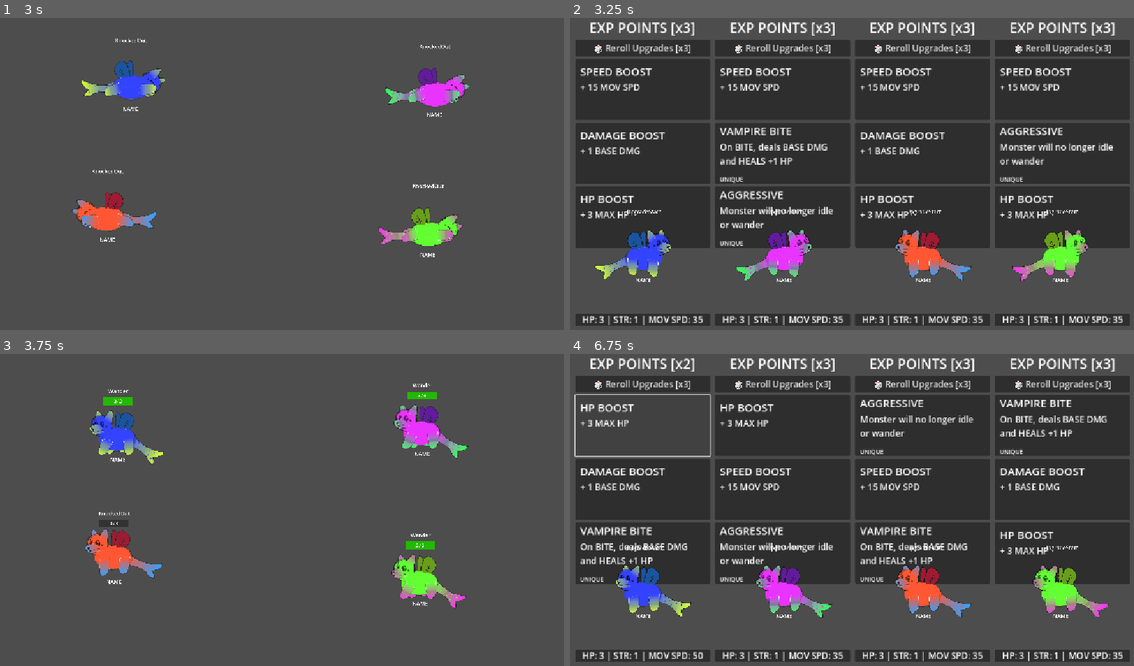
Above: before the commit, frames 1-4 (two rows, left to right).
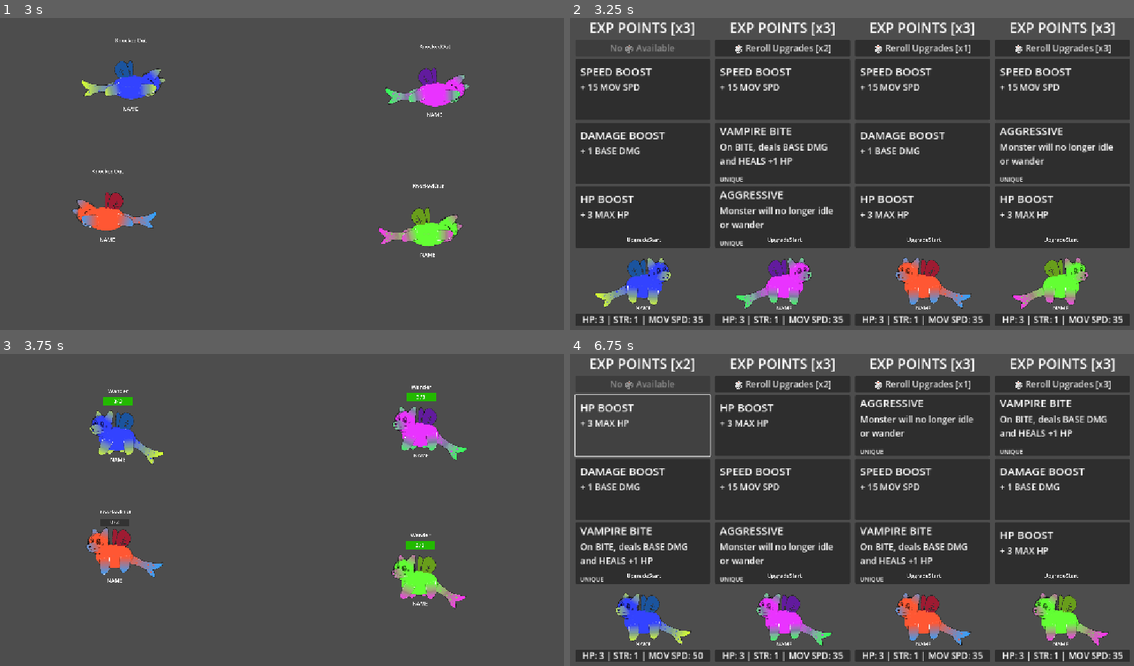
Above: after the commit, the same moments.

Repository: Galitie/tm2
Game: Godot game, scene res://test_scene.tscn
Two runs of this game, one before a commit and one after it. Both use one fixed random seed, a clock stepped at 60 frames per second and the inputs below.
Inputs (mouse positions are in pixels of both pictures, inside the frame that each line leads up to):
- Up to frame 1 (3 s): tap Enter (ui_accept) at 0.5, 0.6, 0.77, 1.07, 1.35, 1.52, 1.82, 2, 2.1, 2.75, 2.85 s; hold Up (ui_up) 0.53-1.28 s; hold Down (ui_down) 1.28-2.03 s; hold Up (ui_up) from 2.03 s (still down)
- Up to frame 2 (3.25 s): keep holding Up (ui_up); tap Enter (ui_accept) at 3.02 s
- Up to frame 3 (3.75 s): tap Enter (ui_accept) at 3.32, 3.6 s; release Up (ui_up) at 3.53 s; hold Down (ui_down) from 3.53 s (still down)
- Up to frame 4 (6.75 s): tap Enter (ui_accept) at 3.77, 4.07, 4.35, 4.52, 4.82, 5.1, 5.75, 5.85, 6.02, 6.32 s; release Down (ui_down) at 5.78 s; hold Up (ui_up) 5.78-6.5 s; click (643, 425) at 6.52 s

Frame 1 is identical in both runs. In frame 2, 7.4% of the frame differs, in the area x 4-92%, y 8-94%; in frame 3, 1.2%; in frame 4, 7.4%, in the area x 4-96%, y 8-94%.

Commit message:
Added place order and name generator

Diff:
--- a/StateMachine/state_machine.gd
+++ b/StateMachine/state_machine.gd
@@ -49,4 +49,5 @@
 	current_state.Exit()
 	current_state = new_state
 	current_state.Enter()
-	current_state_label.text = current_state.name
+	if monster.debug_mode:
+		current_state_label.text = current_state.name
--- a/main.gd
+++ b/main.gd
@@ -32,6 +32,8 @@
 		set_fight_mode()
 	if Input.is_action_just_pressed("ui_down"):
 		Globals.is_sudden_death_mode = false
+	if Input.is_action_just_pressed("ui_up"):
+		generate_random_name()
 
 
 func _init():
@@ -64,18 +66,21 @@
 
 
 func set_upgrade_mode():
+	players.sort_custom(func(a, b): return a.victory_points > b.victory_points)
 	clear_knocked_out_monsters()
 	current_mode = Modes.UPGRADE
 	check_if_game_over()
 	$SuddenDeathTimer.stop()
 	Globals.is_sudden_death_mode = false
+	var rerolls_amount_counter = 0
 	for player in players:
 		var monster = player.get_node("Monster")
 		var upgrade_pos = player.get_node("UpgradePos")
 		monster.state_machine.transition_state("upgradestart")
 		monster.global_position = upgrade_pos.global_position
 		player.upgrade_points = 3
-		player.rerolls = 3
+		player.rerolls = rerolls_amount_counter
+		rerolls_amount_counter += 1
 	upgrade_menu.setup()
 	upgrade_menu.visible = true
 
@@ -103,7 +108,6 @@
 		if player.monster.current_hp > 0:
 			current_knocked_out_monsters.append(player.monster)
 			break
-	print(current_knocked_out_monsters)
 	var victory_points_gained = 0
 	for monster in current_knocked_out_monsters:
 		monster.player.victory_points += victory_points_gained
@@ -135,7 +139,6 @@
 	# Replace a slot
 	if chosen_card.state_id:
 		player.monster.state_machine.state_choices[chosen_card.Type] = chosen_card.state_id
-		print(player.monster.state_machine.state_choices)
 	if chosen_card.remove_specific_states.size():
 		for state in chosen_card.remove_specific_states:
 			player.monster.state_machine.state_choices.erase(state)
@@ -190,5 +193,23 @@
 			for p in winners:
 				print("- ", p.name)
 
+
 func clear_knocked_out_monsters():
 	current_knocked_out_monsters.clear()
+
+
+func generate_random_name():
+	var name_parts = []
+	var title_start_list = ["Sir", "Madam", "Lord", "My Lady", "Baron", "Baroness", "Count", "Countess", "Duke", "Princess", "Duchess", "Emperor", "Empress", "King", "Queen", "Prince", "Dark Lord", "Archduke", "High Priest", "Commander", "Captain", "Major", "General", "Colonel", "Admiral", "Professor", "Dr.", "Reverend", "The Honorable", "Your Grace", "Warden", "Inquisitor", "Chancellor", "Vizier", "Grandmaster", "Sovereign", "Archmage", "Mystic", "The Unyielding", "Lil'", "The Gentle", "The Great"]
+	var end_name_suffixes = ["Jr.", "Sr.", "II", "III", "Esq.", "PhD", "The Undying", "The Maw", "The Forsaken", "The Cute", "The Unbearable", "The Cruel", "The Worn", "The Loved", "The Joyful", "The Kind", "The Stinky", "The Opulent", "The Grim", "The Cursed", "The Faded", "The Burdened", "The Adorable", "The Weird", "The Beefy", "The Elderly", "The Bloodthirsty"]
+	var first_name_prefixes = ["Snuggle", "Fluffy", "Bunny", "Cuddle", "Muffin", "Puffy", "Doodle", "Wiggly", "Tootsie", "Chubby", "Fuzzy", "Wubby", "Jiggly", "Nibbles", "Boop", "Pookie", "Winky", "Bubbles", "Sprinkle", "Taffy", "Wobble", "Twirly", "Giggly", "Zippy", "Blinky", "Snoot", "Scooty", "Tater", "Tinky", "Tippy", "Mochi", "Mopsy", "Coco", "Tuggy", "Wubby", "Twinkle", "Squee", "Dizzy", "Blinky", "Nibby", "Smoosh", "Pip", "Huggy", "Binky", "Rolo", "Peachy", "Baba", "Boopsy", "Sniffy", "Derek", "Bruce", "Dan", "Tim", "Dennis", "Tushy", "Daddy", "Fabio", "Nippy", "Weenie", "Nubby", "Nub"]
+	var last_name_suffixes = ["wump", "wuff", "kins", "poo", "buns", "muff", "wubby", "wuzzy", "boo", "bean", "puff", "snug", "wiggles", "socks", "nugget", "bop", "tush", "sniff", "chub", "nubs", "flop", "snick", "pookie", "bloop", "giggles", "lumps", "floops", "tickles", "munch", "lolly", "hug", "nuzzle", "tots", "zoo", "binky", "sweetie", "nib", "toes", "twix", "peeps", "bubbles", "piddles", "gushs", "wubs", "sprig", "doodles", "noms", "bits", "squeaks", "mon", "nips", "butts", "cheeks", "frog"]
+	if randi() % 4 == 0:
+		name_parts.append(title_start_list[randi() % title_start_list.size()])
+	var name = first_name_prefixes[randi() % first_name_prefixes.size()]
+	if randi() % 2 == 0:
+		name += last_name_suffixes[randi() % last_name_suffixes.size()]
+	name_parts.append(name)
+	if randi() % 4 == 0:
+		name_parts.append(end_name_suffixes[randi() % end_name_suffixes.size()])
+	print(" ".join(name_parts))
--- a/monster.gd
+++ b/monster.gd
@@ -24,7 +24,7 @@
 @onready var low_health_fill_style := load("uid://dlwdv81v5y0h7") as StyleBox
 @onready var animation_player = $AnimationPlayer
 @onready var animation_player_damage = $AnimationPlayer_Damage
-
+@export var debug_mode : bool
 
 # attacks have stats: speed, mp amount, base damage, size, distance, pierce
 
--- a/monster.tscn
+++ b/monster.tscn
@@ -2430,7 +2430,6 @@
 offset_bottom = -271.0
 theme = ExtResource("25_s0vvg")
 theme_override_font_sizes/font_size = 36
-text = "CURRENT STATE"
 horizontal_alignment = 1
 
 [node name="Damage" type="Label" parent="."]
--- a/test_scene.tscn
+++ b/test_scene.tscn
@@ -44,9 +44,10 @@
 scale = Vector2(0.3, 0.3)
 hue_shift = -0.376
 player = NodePath("..")
+debug_mode = true
 
 [node name="UpgradePos" type="Node2D" parent="Player1"]
-position = Vector2(149, 493)
+position = Vector2(149, 550)
 metadata/_edit_lock_ = true
 
 [node name="FightPos" type="Node2D" parent="Player1"]
@@ -62,9 +63,10 @@
 scale = Vector2(0.3, 0.3)
 hue_shift = 0.786
 player = NodePath("..")
+debug_mode = true
 
 [node name="UpgradePos" type="Node2D" parent="Player2"]
-position = Vector2(436, 493)
+position = Vector2(436, 550)
 metadata/_edit_lock_ = true
 
 [node name="FightPos" type="Node2D" parent="Player2"]
@@ -79,9 +81,10 @@
 position = Vector2(251, 439)
 scale = Vector2(0.3, 0.3)
 player = NodePath("..")
+debug_mode = true
 
 [node name="UpgradePos" type="Node2D" parent="Player3"]
-position = Vector2(720, 493)
+position = Vector2(720, 550)
 metadata/_edit_lock_ = true
 
 [node name="FightPos" type="Node2D" parent="Player3"]
@@ -97,9 +100,10 @@
 scale = Vector2(0.3, 0.3)
 hue_shift = -0.735
 player = NodePath("..")
+debug_mode = true
 
 [node name="UpgradePos" type="Node2D" parent="Player4"]
-position = Vector2(1000, 493)
+position = Vector2(1000, 550)
 metadata/_edit_lock_ = true
 
 [node name="FightPos" type="Node2D" parent="Player4"]
Not shown, changed: Todo.txt
